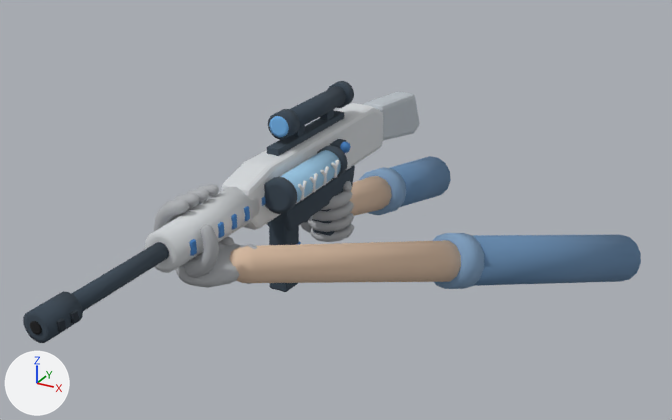
An edit to the glTF model Assets/Weapons/b_cell.glb, drawn before and after from the same camera.
One viewpoint serves both versions: a camera (50 mm lens) standing at (0.692, -1.228, 0.604) and looking at (0.062, -0.083, 0.031). Arrows for +X, +Y and +Z are at lower left; the lights stay in place. The picture after the commit comes second.

Objects in the first picture: 'w_b_cell.arm_l', 'w_b_cell.arm_r', 'w_b_cell.body', 'w_b_cell.mag' and 1 more.
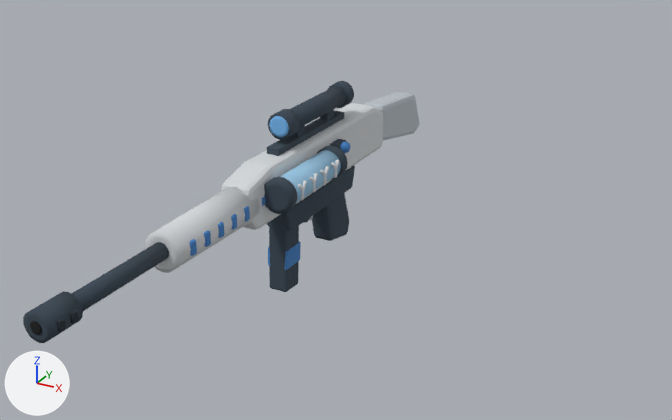
The change, as a diff of the scene's bpy script:
```diff
--- a/Assets/Weapons/b_cell.glb.py
+++ b/Assets/Weapons/b_cell.glb.py
@@ ob_w_b_cell_arm_l @@
-ob_w_b_cell_arm_l = bpy.data.objects.new('w_b_cell.arm_l', me_w_b_cell_arm_l)
-ob_w_b_cell_arm_l.location = (0.0, 0.0, 0.0)
@@ ob_w_b_cell_arm_r @@
-ob_w_b_cell_arm_r = bpy.data.objects.new('w_b_cell.arm_r', me_w_b_cell_arm_r)
-ob_w_b_cell_arm_r.location = (0.0, 0.0, 0.0)
```

Location of each change, (x1, y1, x2, y2) in pixels of the pictures (672 x 420 px):
'w_b_cell.arm_l', deleted: before (154, 185, 641, 289)
'w_b_cell.arm_r', deleted: before (300, 156, 451, 242)
'w_b_cell.mag', unchanged, uncovered by the edit: before (269, 221, 301, 292); after (268, 221, 301, 292)
